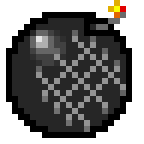
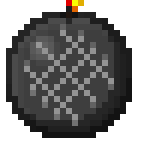
Comparing the layer stacks of the two w=144, h=144 images. Changes:
painted on "Fuse" over <box>66,0,126,36</box>
painted on "Decal" over <box>24,24,126,132</box>
painted on "Base" over <box>6,12,132,138</box>
